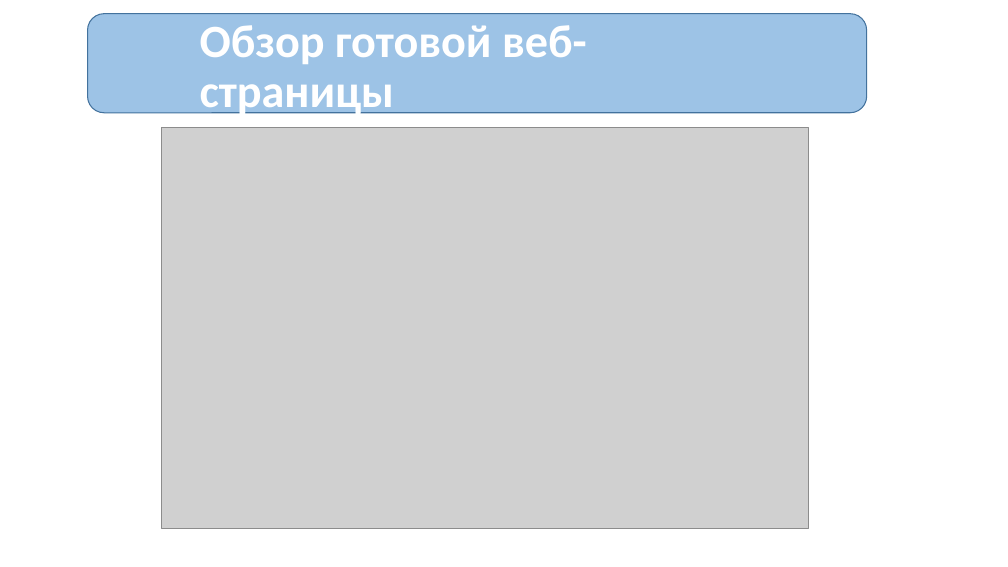
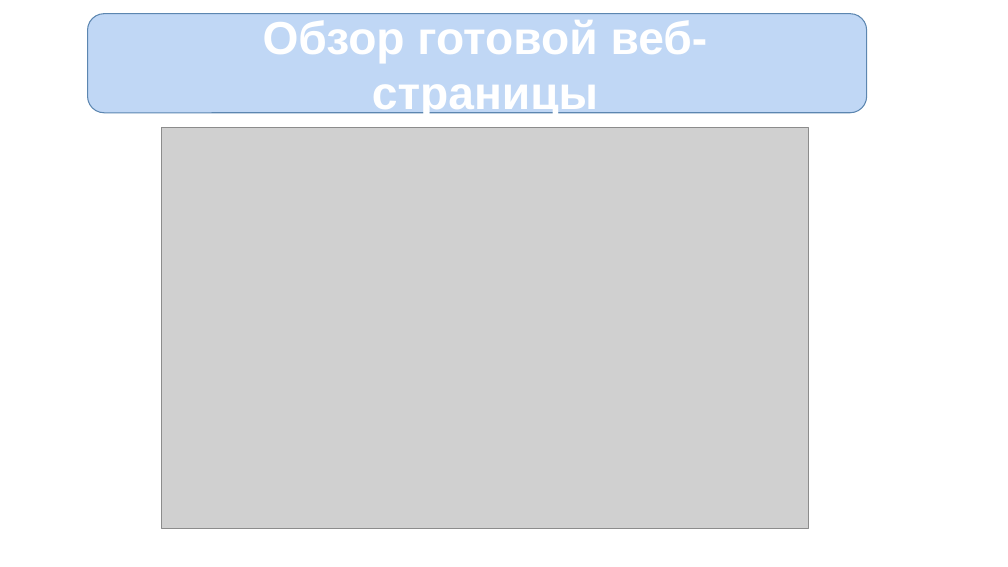
Before and after one commit to huggegg/kursa4, a slide deck: slide 5 of документы курсовой/проект.pptx. Drawn at 1008x567 pixels with LibreOffice and Linux fonts; fonts in the diff are those of the drawing; grey boxes stand for pictures. Boxes give left, top, right and bottom in pixels: in the first picture for what was removed or moved away, otherwise in the second. Text is boxed around its words. In the diff, an @@ line names an element or a change of style, - is before the commit and + after.

```diff
--- a/документы курсовой/проект.pptx
+++ b/документы курсовой/проект.pptx
@@ rounded rectangle at box(88, 14, 867, 113): fill #9DC3E6 to #C0D7F5; outline #43739E 1 pt to #5C87B1 1 pt @@
@@ title "Обзор готовой веб-страницы" at box(263, 20, 708, 119): font Calibri to Arial; alignment left to centre; line spacing 0.9 to 1 @@
```
Also in this commit, not shown: 8 other slides changed, 5 slides added, 4 slides removed.
